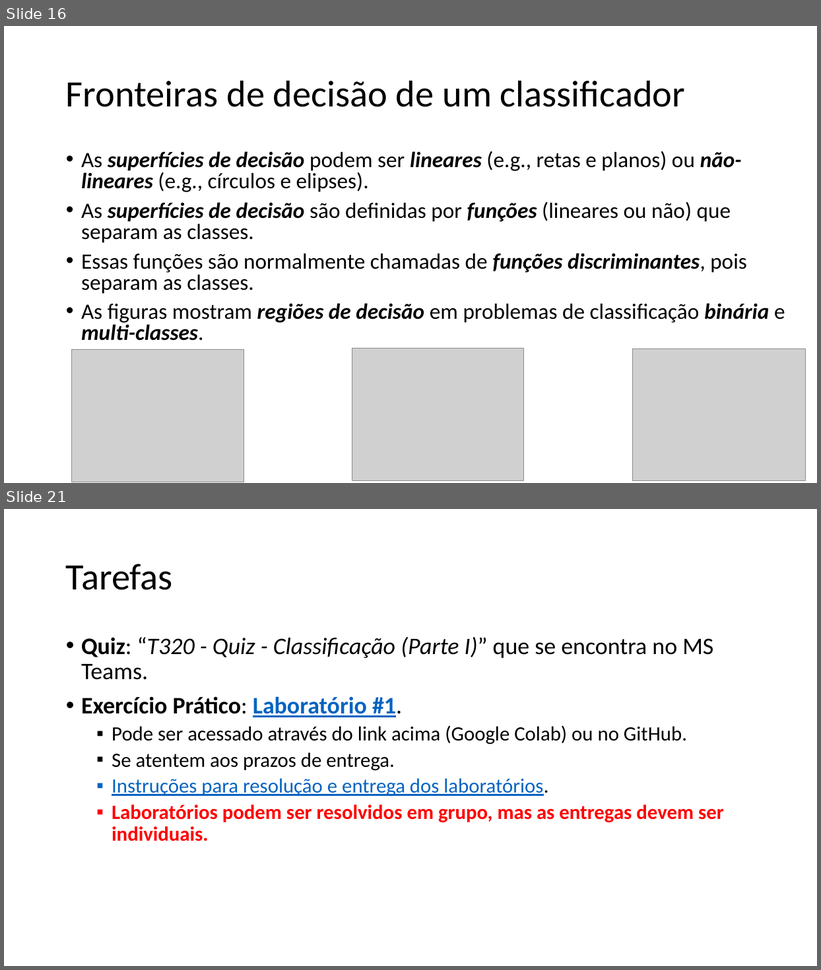
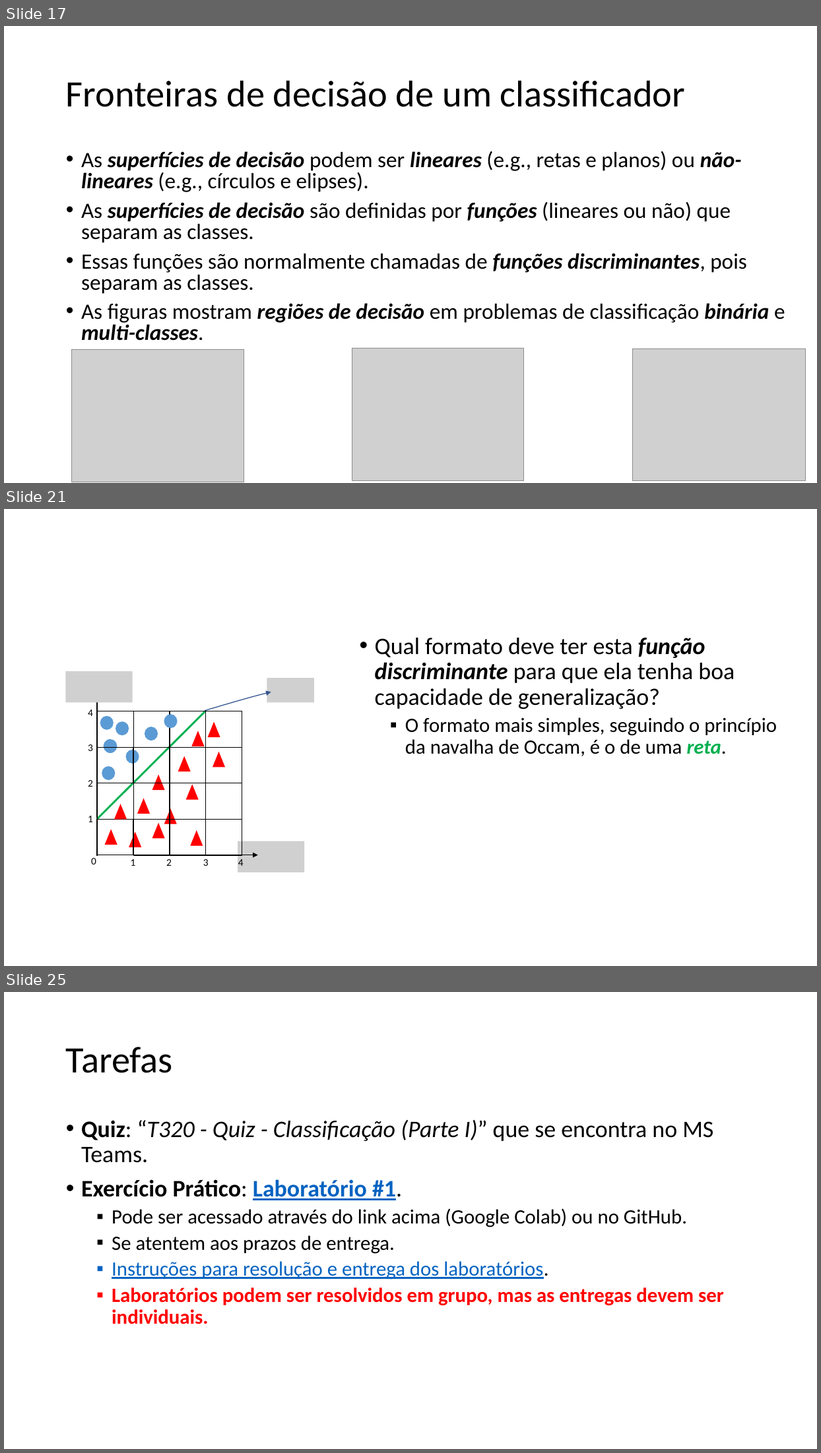
Before and after one commit to zz4fap/t320_aprendizado_de_maquina, a slide deck: slides/T320_Classificação (Parte I).pptx. Shown one above the other, each under a label of ours: slides 16 and 21 before the commit, slides 17, 21 and 25 after it; the slides between them are not shown. The pictures are 821x970 and 821x1453 pixels, drawn with LibreOffice and Linux fonts; fonts in the diff are those of the drawing; grey boxes stand for pictures. Boxes give left, top, right and bottom in pixels: in the first picture for what was removed or moved away, otherwise in the second. Text is boxed around its words. In the diff, an @@ line names an element or a change of style, - is before the commit and + after.

```diff
--- a/slides/T320_Classificação (Parte I).pptx
+++ b/slides/T320_Classificação (Parte I).pptx
@@ slide 21 added at (x1=4, y1=509, x2=817, y2=966), background #FFFFFF @@
@@ text added at (x1=375, y1=638, x2=777, y2=757), 28 pt, text #000000 @@
+• Qual formato deve ter esta função discriminante para que ela tenha boa capacidade de generalização?
+  ▪ O formato mais simples, seguindo o princípio da navalha de Occam, é o de uma reta.
@@ group added at (x1=65, y1=672, x2=314, y2=873): 16 rectangles, 13 triangles, 9 texts, 7 ellipses, 3 pictures, 2 arrows, 1 line, 1 freeform shape @@
+0
+1
+2
+3
+4
+1
+2
+3
+4
@@ what was slide 16 is now slide 17 @@
@@ what was slide 21 is now slide 25 @@
```
Also in this commit, not shown: 7 slides changed, 3 other slides added, 3 other files.
